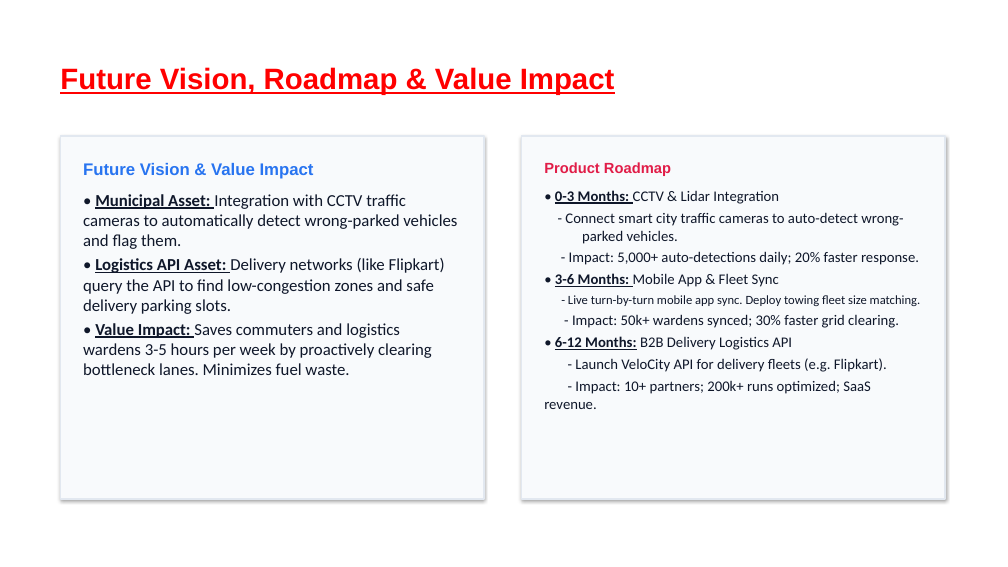
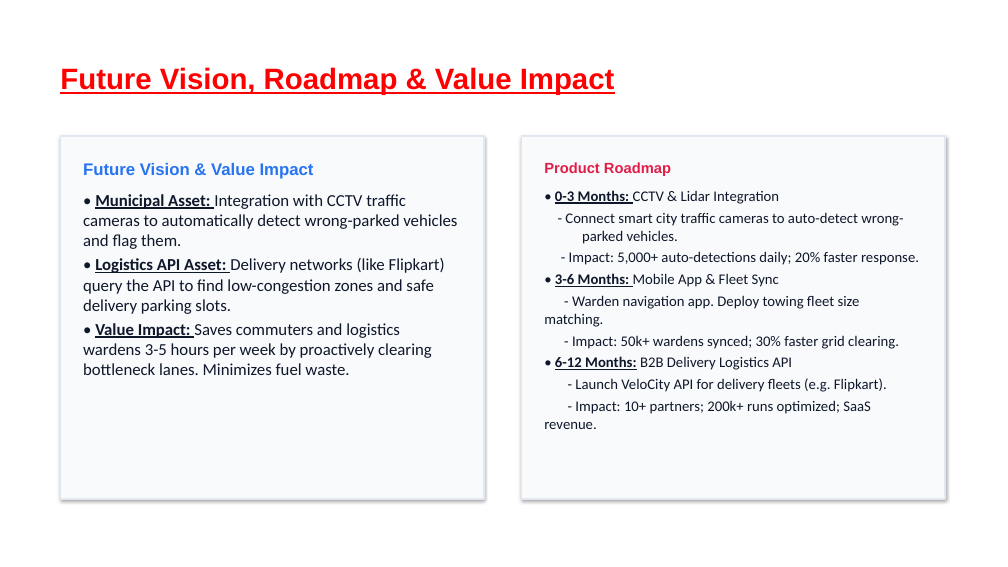
Before and after one commit to sb01022006/ai-parking-congestion-intelligence, a slide deck: slide 10 of Flikart_Grid_Lock_hackathon_Round_2_Confluent.pptx. Drawn at 1008x567 pixels with LibreOffice and Linux fonts; fonts in the diff are those of the drawing; background and template pictures are left out. Boxes give left, top, right and bottom in pixels: in the first picture for what was removed or moved away, otherwise in the second. Text is boxed around its words. In the diff, an @@ line names an element or a change of style, - is before the commit and + after.

```diff
--- a/Flikart_Grid_Lock_hackathon_Round_2_Confluent.pptx
+++ b/Flikart_Grid_Lock_hackathon_Round_2_Confluent.pptx
@@ text at bbox=[544, 295, 860, 327]: text changed; size 12 to 14 pt @@
-- Live turn-by-turn mobile app sync. Deploy towing fleet size matching.
+- Warden navigation app. Deploy towing fleet size matching.
```
Also in this commit, not shown: 6 other slides changed.
